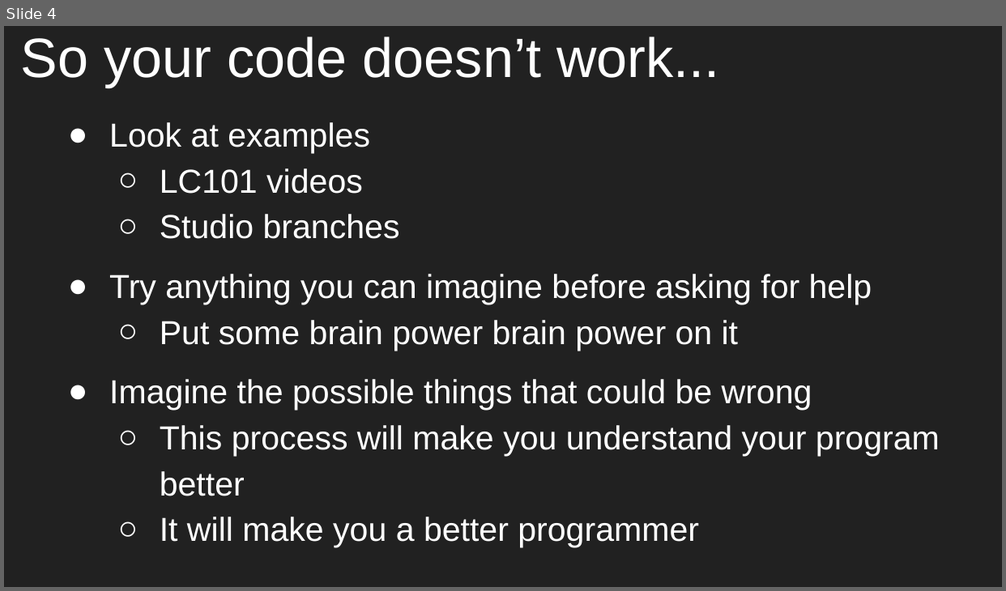
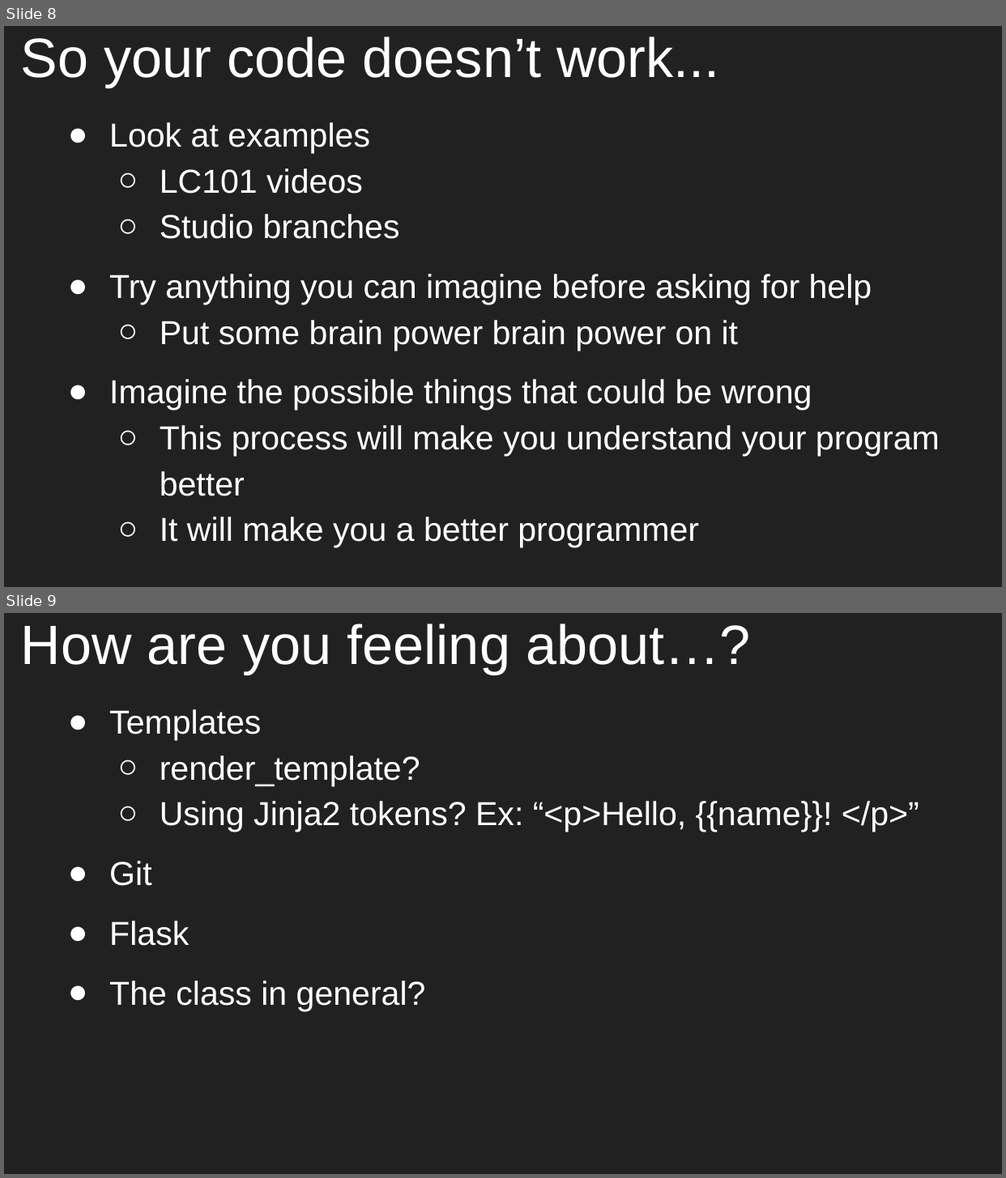
Before and after one commit to aleesham/lc101-unit2, a slide deck: slides/Unit 2 - LC 101 - Class 6.pptx. Shown one above the other, each under a label of ours: slide 4 before the commit, slides 8 and 9 after it. The pictures are 1006x591 and 1006x1178 pixels, drawn with LibreOffice and Linux fonts; fonts in the diff are those of the drawing. Boxes give left, top, right and bottom in pixels: in the first picture for what was removed or moved away, otherwise in the second. Text is boxed around its words. In the diff, an @@ line names an element or a change of style, - is before the commit and + after.

```diff
--- a/slides/Unit 2 - LC 101 - Class 6.pptx
+++ b/slides/Unit 2 - LC 101 - Class 6.pptx
@@ slide 9 added at (4, 613, 1002, 1174), background #212121 @@
@@ title added at (21, 624, 751, 675), 40 pt, text #FFFFFF @@
+How are you feeling about…?
@@ text added at (109, 709, 919, 1012), 24 pt, text #FFFFFF @@
+● Templates
+  ○ render_template?
+  ○ Using Jinja2 tokens? Ex: “<p>Hello, {{name}}! </p>”
+● Git
+● Flask
+● The class in general?
@@ what was slide 4 is now slide 8 @@
```
Also in this commit, not shown: 1 slide changed, 7 other slides added, 6 slides removed, 1 other file.
